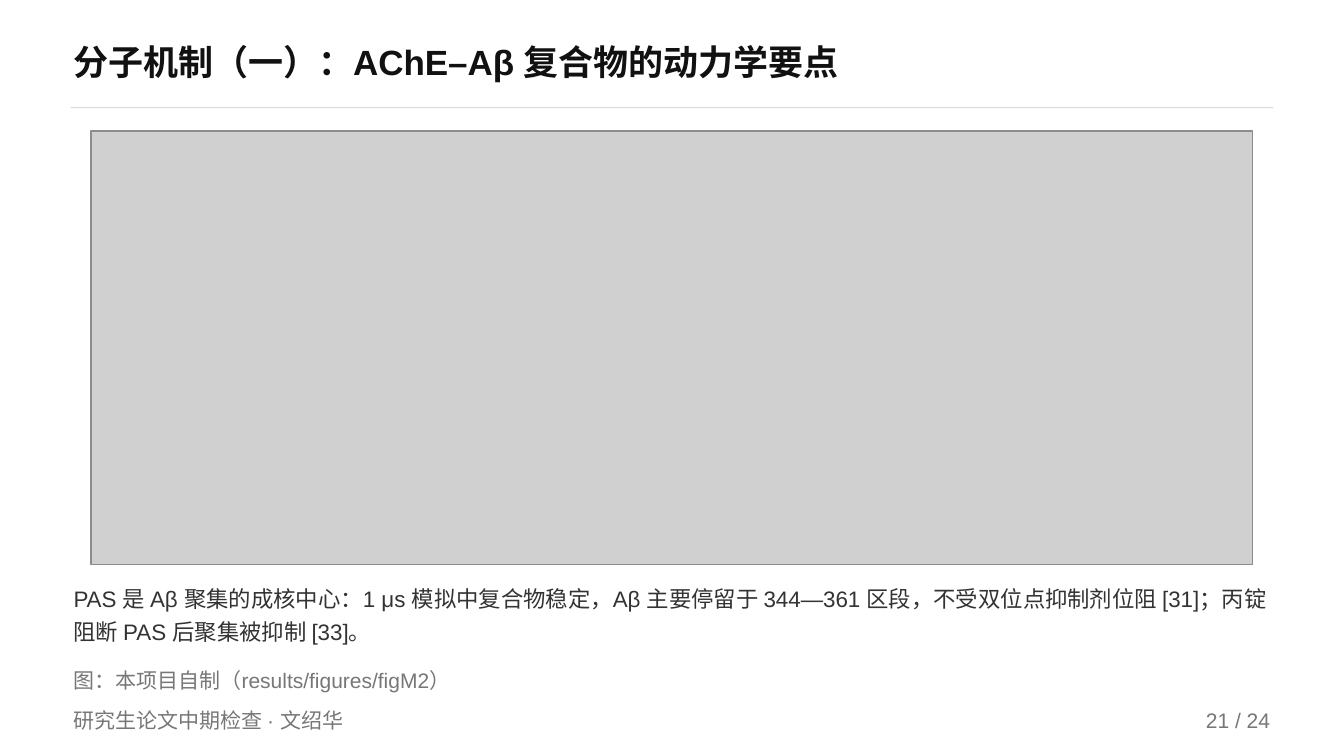
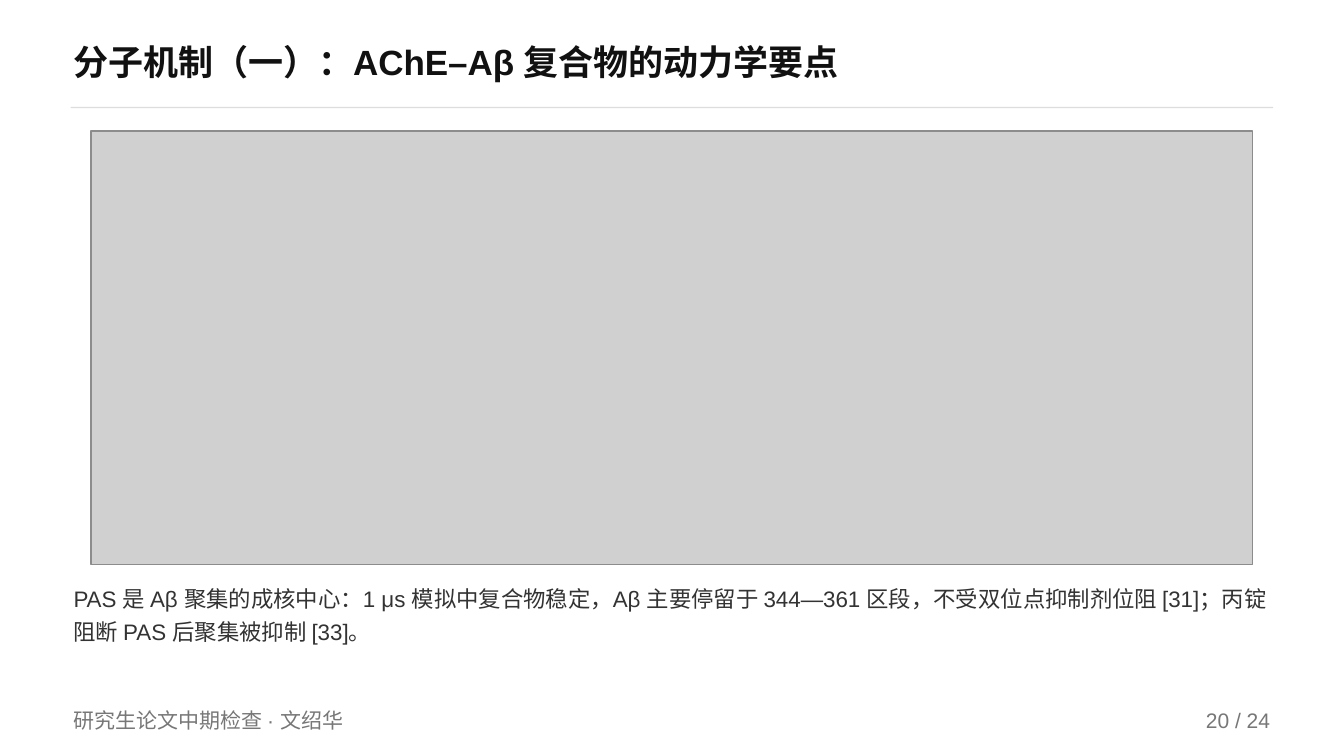
Before and after one commit to mqgg5630-cyber/zhongqi, a slide deck: slide 20 of deliverable/中期答辩_最终版.pptx (slide 21 before the commit). Drawn at 1344x756 pixels with LibreOffice and Linux fonts; fonts in the diff are those of the drawing; grey boxes stand for pictures. Boxes give left, top, right and bottom in pixels: in the first picture for what was removed or moved away, otherwise in the second. Text is boxed around its words. In the diff, an @@ line names an element or a change of style, - is before the commit and + after.

```diff
--- a/deliverable/中期答辩_最终版.pptx
+++ b/deliverable/中期答辩_最终版.pptx
@@ text removed at (74,670,451,693) @@
-图：本项目自制（results/figures/figM2）
@@ text at (1206,713,1270,728): text changed @@
-21 / 24
+20 / 24
```
Also in this commit, not shown: 13 other slides changed, 40 other files.
